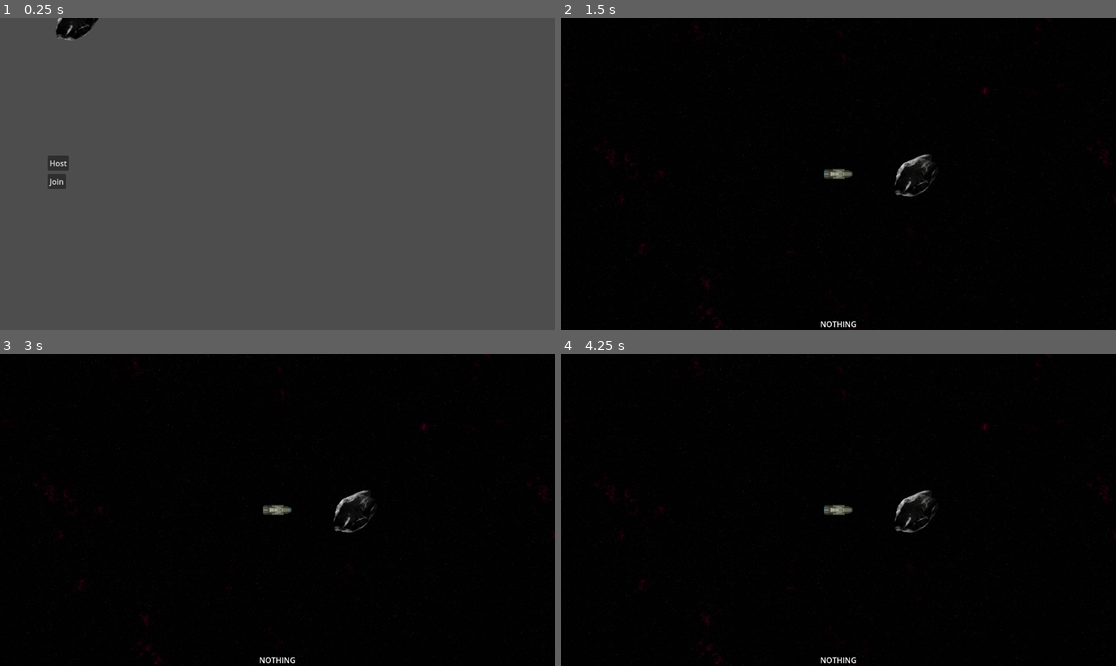
Above: before the commit, frames 1-4 (two rows, left to right).
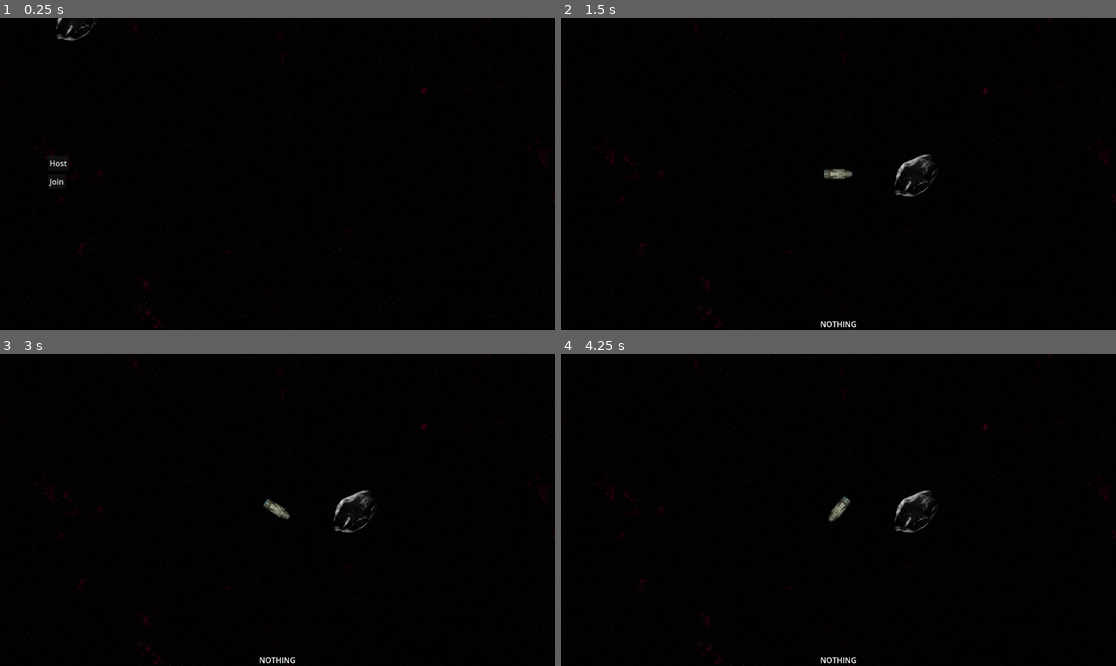
Above: after the commit, the same moments.

Repository: maxwelljens/fractalfrontiers
Game: Godot game, scene res://multi_test.tscn
Same seed, same stepped clock (60 frames per second), same inputs: the game is played once before the commit and once after it.
Inputs (mouse positions are in pixels of both pictures, inside the frame that each line leads up to):
- Up to frame 1 (0.25 s): no input
- Up to frame 2 (1.5 s): tap Enter (ui_accept) at 0.5 s; drag from (638, 18) to (894, 105) at 0.52 s; click "Host" at 1.25 s
- Up to frame 3 (3 s): tap Enter (ui_accept) at 2, 2.75 s; drag from (166, 525) to (355, 510) at 2.02 s; move the mouse to (333, 441) at 2.77 s; hold D (right) from 2.78 s (still down); click (333, 441) at 2.85 s
- Up to frame 4 (4.25 s): release D (right) at 3.5 s; drag from (810, 572) to (672, 463) at 3.52 s

The runs differ from the first frame. In frame 1, 100% of the frame differs, in the area x 0-100%, y 0-100%; in frame 2, nothing differs; in frame 3, 0.2%; in frame 4, 0.2%.
Error before the commit: Invalid assignment of property or key 'visible' with value of type 'bool' on a base object of type 'null instance'. (res://player.gd:26)
Error after the commit: Invalid assignment of property or key 'visible' with value of type 'bool' on a base object of type 'null instance'. (res://player.gd:23)

Commit message:
Add more composition

Diff:
--- a/asteroid.tscn
+++ b/asteroid.tscn
@@ -29,3 +29,11 @@
 script = ExtResource("2_n5307")
 
 [node name="Selectable" parent="." instance=ExtResource("3_41l7m")]
+
+[node name="StaticBody2D" type="StaticBody2D" parent="."]
+
+[node name="CollisionShape2D" type="CollisionShape2D" parent="StaticBody2D"]
+visible = false
+position = Vector2(-1.5, -0.5)
+scale = Vector2(1.56, 1.6)
+shape = SubResource("CircleShape2D_a0ujn")
--- a/multi_test.tscn
+++ b/multi_test.tscn
@@ -1,8 +1,76 @@
-[gd_scene load_steps=4 format=3 uid="uid://cop56vjof0q5y"]
+[gd_scene load_steps=16 format=3 uid="uid://cop56vjof0q5y"]
 
 [ext_resource type="Script" path="res://multitest.gd" id="1_gwi5h"]
-[ext_resource type="PackedScene" uid="uid://dv13kat571ua4" path="res://player.tscn" id="2_fhm7r"]
+[ext_resource type="PackedScene" uid="uid://mfqv438mljqk" path="res://player.tscn" id="2_fhm7r"]
 [ext_resource type="PackedScene" uid="uid://bap2gxbilpq0k" path="res://asteroid.tscn" id="3_jd480"]
+
+[sub_resource type="Gradient" id="Gradient_g225v"]
+colors = PackedColorArray(0.0142752, 0.0142752, 0.0142752, 1, 0, 0, 0, 1)
+
+[sub_resource type="FastNoiseLite" id="FastNoiseLite_66byd"]
+fractal_type = 2
+fractal_octaves = 10
+fractal_lacunarity = 1.355
+fractal_gain = 1.53
+
+[sub_resource type="NoiseTexture2D" id="NoiseTexture2D_qruym"]
+resource_local_to_scene = true
+width = 256
+height = 256
+generate_mipmaps = false
+seamless = true
+color_ramp = SubResource("Gradient_g225v")
+noise = SubResource("FastNoiseLite_66byd")
+
+[sub_resource type="Gradient" id="Gradient_0kux8"]
+offsets = PackedFloat32Array(0, 0.318182)
+colors = PackedColorArray(0.259294, 0.259294, 0.259294, 1, 0, 0, 0, 0)
+
+[sub_resource type="FastNoiseLite" id="FastNoiseLite_w7600"]
+noise_type = 0
+frequency = 0.0019
+fractal_octaves = 10
+fractal_gain = 1.5
+
+[sub_resource type="NoiseTexture2D" id="NoiseTexture2D_uvpso"]
+width = 1024
+height = 1024
+generate_mipmaps = false
+color_ramp = SubResource("Gradient_0kux8")
+noise = SubResource("FastNoiseLite_w7600")
+
+[sub_resource type="Gradient" id="Gradient_yawug"]
+offsets = PackedFloat32Array(0, 0.318182)
+colors = PackedColorArray(0.443497, 0.00153075, 0.212398, 1, 0, 0, 0, 0)
+
+[sub_resource type="FastNoiseLite" id="FastNoiseLite_l0cjv"]
+noise_type = 4
+fractal_octaves = 10
+fractal_lacunarity = 2.22
+fractal_gain = 0.825
+
+[sub_resource type="NoiseTexture2D" id="NoiseTexture2D_i8en0"]
+width = 1024
+height = 1024
+generate_mipmaps = false
+seamless = true
+color_ramp = SubResource("Gradient_yawug")
+noise = SubResource("FastNoiseLite_l0cjv")
+
+[sub_resource type="Gradient" id="Gradient_rwq3g"]
+offsets = PackedFloat32Array(0, 0.0974026)
+colors = PackedColorArray(1, 1, 1, 0.0980392, 0, 0, 0, 0)
+
+[sub_resource type="FastNoiseLite" id="FastNoiseLite_sghe1"]
+noise_type = 2
+frequency = 0.0057
+fractal_lacunarity = 2.765
+fractal_gain = 1.08
+
+[sub_resource type="NoiseTexture2D" id="NoiseTexture2D_rlbu5"]
+generate_mipmaps = false
+color_ramp = SubResource("Gradient_rwq3g")
+noise = SubResource("FastNoiseLite_sghe1")
 
 [node name="MultiTest" type="Node2D"]
 script = ExtResource("1_gwi5h")
@@ -28,5 +96,46 @@
 [node name="Asteroid" parent="." instance=ExtResource("3_jd480")]
 position = Vector2(162, 2)
 
+[node name="BG" type="CanvasLayer" parent="."]
+layer = -100
+
+[node name="GalaxyBackground" type="TextureRect" parent="BG"]
+offset_left = -3207.0
+offset_top = -1169.0
+offset_right = 3290.0
+offset_bottom = 1208.0
+texture = SubResource("NoiseTexture2D_qruym")
+stretch_mode = 1
+
+[node name="Stars" type="TextureRect" parent="BG"]
+offset_left = -3207.0
+offset_top = -1169.0
+offset_right = 3297.0
+offset_bottom = 1175.0
+texture = SubResource("NoiseTexture2D_uvpso")
+stretch_mode = 1
+
+[node name="Nebulae" type="TextureRect" parent="BG"]
+offset_left = -3207.0
+offset_top = -1169.0
+offset_right = 3297.0
+offset_bottom = 1175.0
+texture = SubResource("NoiseTexture2D_i8en0")
+stretch_mode = 1
+
+[node name="ParallaxBackground" type="ParallaxBackground" parent="."]
+
+[node name="ParallaxLayer" type="ParallaxLayer" parent="ParallaxBackground"]
+motion_scale = Vector2(0.2, 0.2)
+motion_mirroring = Vector2(512, 512)
+
+[node name="Dust" type="TextureRect" parent="ParallaxBackground/ParallaxLayer"]
+offset_left = -3247.0
+offset_top = -1162.0
+offset_right = 3257.0
+offset_bottom = 1182.0
+texture = SubResource("NoiseTexture2D_rlbu5")
+stretch_mode = 1
+
 [connection signal="pressed" from="Host" to="." method="_on_host_pressed"]
 [connection signal="pressed" from="Join" to="." method="_on_join_pressed"]
--- /dev/null
+++ b/nodes/player/control_input.gd
@@ -0,0 +1,23 @@
+class_name InputControl extends Node
+
+
+var rotation: float
+
+
+@export var rotation_speed: float = PI
+@export var speed: float
+@export var velocity_component: Velocity
+
+
+func _process(delta: float) -> void:
+    var current_velocity := velocity_component.velocity
+    if Input.is_action_pressed("forward"):
+      var forward := Vector2.RIGHT.rotated(rotation) * speed
+      var v := current_velocity.move_toward(forward, speed)
+      velocity_component.velocity = v
+    if Input.is_action_pressed("backward"):
+      velocity_component.velocity += Vector2.RIGHT.rotated(rotation + PI) * (speed / 6)
+    if Input.is_action_pressed("right"):
+      rotation += rotation_speed * delta
+    if Input.is_action_pressed("left"):
+      rotation += -rotation_speed * delta
--- /dev/null
+++ b/nodes/player/drag.gd
@@ -0,0 +1,10 @@
+class_name Drag extends Node
+
+
+@export var drag_scale: float
+@export var velocity: Velocity
+
+
+func _physics_process(delta: float) -> void:
+    var vel := velocity.velocity.move_toward(Vector2.ZERO, drag_scale * delta)
+    velocity.velocity = vel
--- /dev/null
+++ b/nodes/player/velocity.gd
@@ -0,0 +1,5 @@
+class_name Velocity extends Node
+
+# TODO: Extend the functionality or provide util functions.
+# This is the common thing I do when it comes talk about velocity.
+var velocity: Vector2
--- a/nodes/selectable.gd
+++ b/nodes/selectable.gd
@@ -1,6 +1,8 @@
 extends Node
 
+
 var parent_node: Node
+
 
 func _ready():
   parent_node = get_parent()
@@ -8,13 +10,16 @@
   parent_node.mouse_entered.connect(_on_parent_mouse_entered)
   parent_node.mouse_exited.connect(_on_parent_mouse_exited)
 
+
 func _on_parent_input_event(_viewport, _event, _shape_idx):
   if Input.is_action_just_pressed("left_click"):
     pass
+
 
 func _on_parent_mouse_entered():
   $Sprite2D.visible = true
   $Sprite2D.position = parent_node.position
 
+
 func _on_parent_mouse_exited():
   $Sprite2D.visible = false
--- a/player.gd
+++ b/player.gd
@@ -1,33 +1,30 @@
 extends CharacterBody2D
 
+
 const TOP_SPEED = 500
-const SPEED_MULTIPLIER = 10
-const DRAG = 2
+
 
 @export var camera: Camera2D
+@export var input_control: InputControl
+@export var velocity_component: Velocity
+
 
 func _ready():
   if not is_multiplayer_authority():
+    input_control.set_physics_process(false)
     return
   ## This scope determines that we actually own the ship.
   camera.make_current()
 
-func _physics_process(delta):
+
+func _physics_process(_delta):
   if is_multiplayer_authority():
-    if Input.is_action_pressed("forward"):
-      velocity += Vector2.RIGHT.rotated(rotation) * SPEED_MULTIPLIER
-    if Input.is_action_pressed("backward"):
-      velocity += Vector2.RIGHT.rotated(rotation + PI) * (SPEED_MULTIPLIER / 6)
-    if Input.is_action_pressed("right"):
-      rotation += 0.05
-    if Input.is_action_pressed("left"):
-      rotation += -0.05
     if Input.is_action_just_released("ui_accept"):
       $MiningLaser/TextureRect.visible = false
-
+  velocity = velocity_component.velocity
   velocity = velocity.clamp(Vector2(-TOP_SPEED, -TOP_SPEED), Vector2(TOP_SPEED, TOP_SPEED))
+  rotation = input_control.rotation
   move_and_slide()
-  velocity = velocity.move_toward(Vector2(0, 0), DRAG)
 
 func _enter_tree():
   set_multiplayer_authority(name.to_int())
--- a/player.tscn
+++ b/player.tscn
@@ -1,7 +1,10 @@
-[gd_scene load_steps=17 format=3 uid="uid://dv13kat571ua4"]
+[gd_scene load_steps=8 format=3 uid="uid://mfqv438mljqk"]
 
 [ext_resource type="Script" path="res://player.gd" id="1_36kp7"]
 [ext_resource type="Texture2D" uid="uid://s4to67ffk84f" path="res://art/ships.png" id="2_xem4q"]
+[ext_resource type="Script" path="res://nodes/player/control_input.gd" id="3_yyr7e"]
+[ext_resource type="Script" path="res://nodes/player/velocity.gd" id="4_emnqk"]
+[ext_resource type="Script" path="res://nodes/player/drag.gd" id="4_fucc0"]
 
 [sub_resource type="AtlasTexture" id="AtlasTexture_4ay1r"]
 atlas = ExtResource("2_xem4q")
@@ -18,81 +21,18 @@
 properties/2/spawn = true
 properties/2/replication_mode = 1
 
-[sub_resource type="Gradient" id="Gradient_g225v"]
-colors = PackedColorArray(0.0142752, 0.0142752, 0.0142752, 1, 0, 0, 0, 1)
-
-[sub_resource type="FastNoiseLite" id="FastNoiseLite_66byd"]
-fractal_type = 2
-fractal_octaves = 10
-fractal_lacunarity = 1.355
-fractal_gain = 1.53
-
-[sub_resource type="NoiseTexture2D" id="NoiseTexture2D_oivuu"]
-resource_local_to_scene = true
-width = 256
-height = 256
-generate_mipmaps = false
-seamless = true
-color_ramp = SubResource("Gradient_g225v")
-noise = SubResource("FastNoiseLite_66byd")
-
-[sub_resource type="Gradient" id="Gradient_0kux8"]
-offsets = PackedFloat32Array(0, 0.318182)
-colors = PackedColorArray(0.259294, 0.259294, 0.259294, 1, 0, 0, 0, 0)
-
-[sub_resource type="FastNoiseLite" id="FastNoiseLite_w7600"]
-noise_type = 0
-frequency = 0.0019
-fractal_octaves = 10
-fractal_gain = 1.5
-
-[sub_resource type="NoiseTexture2D" id="NoiseTexture2D_qcshy"]
-width = 1024
-height = 1024
-generate_mipmaps = false
-color_ramp = SubResource("Gradient_0kux8")
-noise = SubResource("FastNoiseLite_w7600")
-
-[sub_resource type="Gradient" id="Gradient_yawug"]
-offsets = PackedFloat32Array(0, 0.318182)
-colors = PackedColorArray(0.443497, 0.00153075, 0.212398, 1, 0, 0, 0, 0)
-
-[sub_resource type="FastNoiseLite" id="FastNoiseLite_l0cjv"]
-noise_type = 4
-fractal_octaves = 10
-fractal_lacunarity = 2.22
-fractal_gain = 0.825
-
-[sub_resource type="NoiseTexture2D" id="NoiseTexture2D_w0ehs"]
-width = 1024
-height = 1024
-generate_mipmaps = false
-seamless = true
-color_ramp = SubResource("Gradient_yawug")
-noise = SubResource("FastNoiseLite_l0cjv")
-
-[sub_resource type="Gradient" id="Gradient_rwq3g"]
-offsets = PackedFloat32Array(0, 0.0974026)
-colors = PackedColorArray(1, 1, 1, 0.0980392, 0, 0, 0, 0)
-
-[sub_resource type="FastNoiseLite" id="FastNoiseLite_sghe1"]
-noise_type = 2
-frequency = 0.0057
-fractal_lacunarity = 2.765
-fractal_gain = 1.08
-
-[sub_resource type="NoiseTexture2D" id="NoiseTexture2D_1yotw"]
-generate_mipmaps = false
-color_ramp = SubResource("Gradient_rwq3g")
-noise = SubResource("FastNoiseLite_sghe1")
-
-[node name="Player" type="CharacterBody2D" node_paths=PackedStringArray("camera")]
+[node name="Player" type="CharacterBody2D" node_paths=PackedStringArray("camera", "input_control", "velocity_component")]
 script = ExtResource("1_36kp7")
 camera = NodePath("Camera2D")
+input_control = NodePath("Control")
+velocity_component = NodePath("Velocity")
 
-[node name="Ship" type="Node" parent="."]
+[node name="Control" type="Node" parent="." node_paths=PackedStringArray("velocity_component")]
+script = ExtResource("3_yyr7e")
+speed = 500.0
+velocity_component = NodePath("../Velocity")
 
-[node name="Sprite2D" type="Sprite2D" parent="Ship"]
+[node name="Sprite2D" type="Sprite2D" parent="."]
 texture_filter = 3
 rotation = 1.5708
 texture = SubResource("AtlasTexture_4ay1r")
@@ -121,43 +61,10 @@
 position_smoothing_enabled = true
 position_smoothing_speed = 10.0
 
-[node name="BG" type="CanvasLayer" parent="Camera2D"]
-layer = -100
+[node name="Drag" type="Node" parent="." node_paths=PackedStringArray("velocity")]
+script = ExtResource("4_fucc0")
+drag_scale = 500.0
+velocity = NodePath("../Velocity")
 
-[node name="GalaxyBackground" type="TextureRect" parent="Camera2D/BG"]
-offset_left = -3207.0
-offset_top = -1169.0
-offset_right = 3290.0
-offset_bottom = 1208.0
-texture = SubResource("NoiseTexture2D_oivuu")
-stretch_mode = 1
-
-[node name="Stars" type="TextureRect" parent="Camera2D/BG"]
-offset_left = -3207.0
-offset_top = -1169.0
-offset_right = 3297.0
-offset_bottom = 1175.0
-texture = SubResource("NoiseTexture2D_qcshy")
-stretch_mode = 1
-
-[node name="Nebulae" type="TextureRect" parent="Camera2D/BG"]
-offset_left = -3207.0
-offset_top = -1169.0
-offset_right = 3297.0
-offset_bottom = 1175.0
-texture = SubResource("NoiseTexture2D_w0ehs")
-stretch_mode = 1
-
-[node name="ParallaxBackground" type="ParallaxBackground" parent="Camera2D"]
-
-[node name="ParallaxLayer" type="ParallaxLayer" parent="Camera2D/ParallaxBackground"]
-motion_scale = Vector2(0.2, 0.2)
-motion_mirroring = Vector2(512, 512)
-
-[node name="Dust" type="TextureRect" parent="Camera2D/ParallaxBackground/ParallaxLayer"]
-offset_left = -3247.0
-offset_top = -1162.0
-offset_right = 3257.0
-offset_bottom = 1182.0
-texture = SubResource("NoiseTexture2D_1yotw")
-stretch_mode = 1
+[node name="Velocity" type="Node" parent="."]
+script = ExtResource("4_emnqk")
Not shown: 1 places in asteroid.tscn that only renumber resources
Not shown: 1 places in nodes/selectable.tscn that only renumber resources
